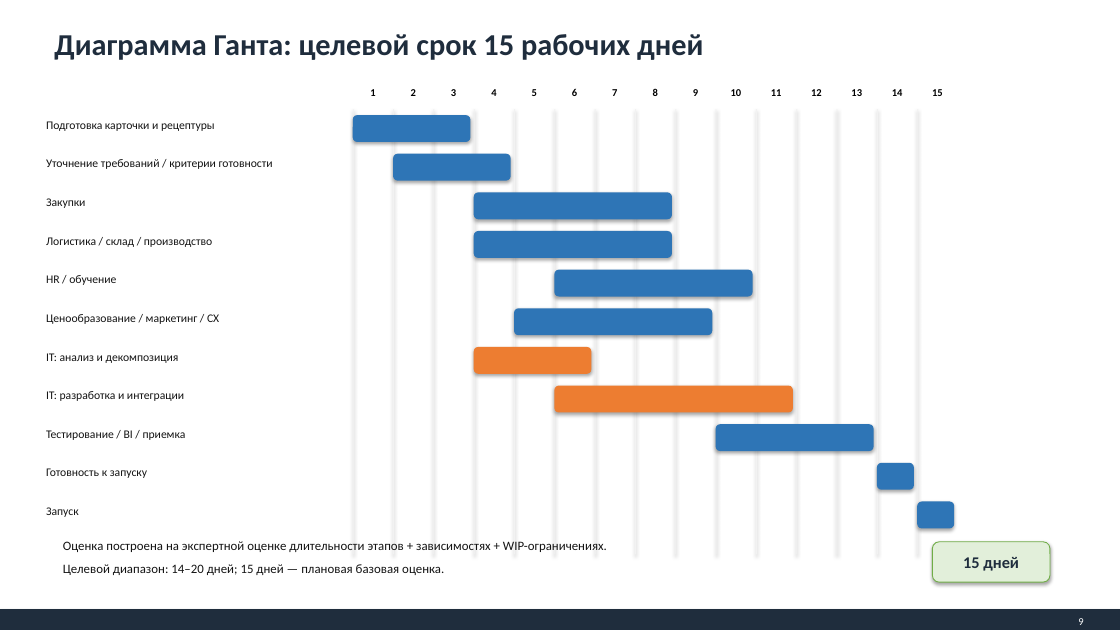
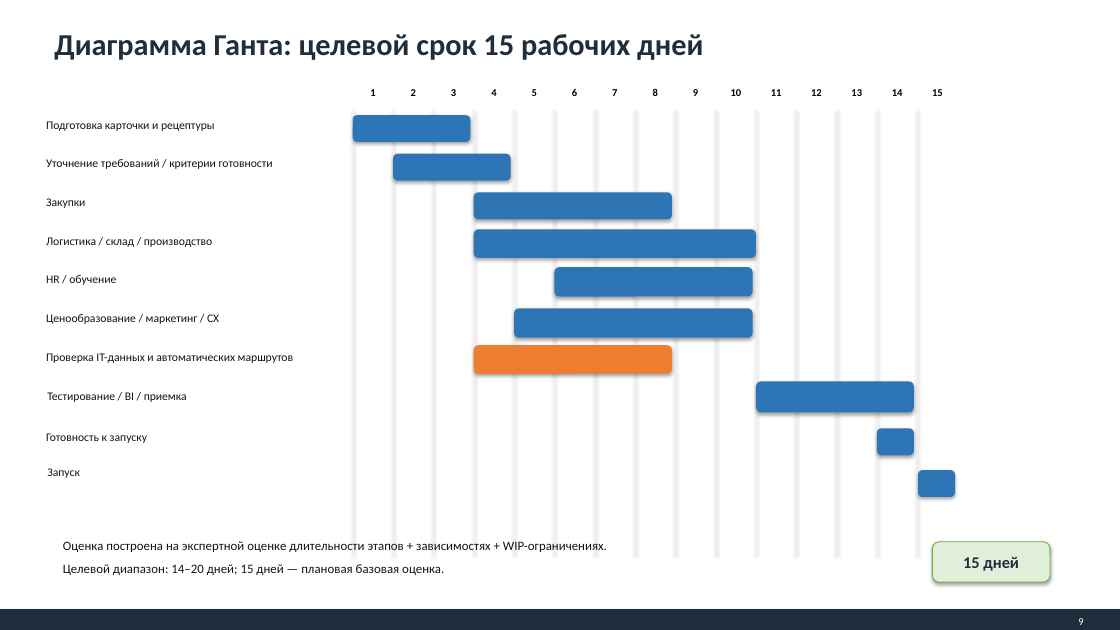
Before and after one commit to Romich177/otus_project_work, a slide deck: slide 9 of Documentation/Prezentation/Проект_ускорения_внедрения_нового_продукта.pptx. Drawn at 1120x630 pixels with LibreOffice and Linux fonts; fonts in the diff are those of the drawing. Boxes give left, top, right and bottom in pixels: in the first picture for what was removed or moved away, otherwise in the second. Text is boxed around its words. In the diff, an @@ line names an element or a change of style, - is before the commit and + after.

```diff
--- a/Documentation/Prezentation/Проект_ускорения_внедрения_нового_продукта.pptx
+++ b/Documentation/Prezentation/Проект_ускорения_внедрения_нового_продукта.pptx
@@ rounded rectangle: place and size @@
-rounded rectangle at <box>474,231,672,258</box>
+rounded rectangle at <box>474,229,756,258</box>
@@ rounded rectangle: place and size @@
-rounded rectangle at <box>514,308,712,335</box>
+rounded rectangle at <box>514,308,753,338</box>
@@ text at <box>46,353,293,363</box>: text changed @@
-IT: анализ и декомпозиция
+Проверка IT-данных и автоматических маршрутов
@@ rounded rectangle: place and size @@
-rounded rectangle at <box>474,347,592,374</box>
+rounded rectangle at <box>474,345,672,374</box>
@@ text "Тестирование / BI / приемка": place and size @@
-text "Тестирование / BI / приемка" at <box>46,430,186,440</box>
+text "Тестирование / BI / приемка" at <box>47,392,187,402</box>
@@ rounded rectangle removed at <box>555,386,793,413</box> @@
@@ rounded rectangle: place and size @@
-rounded rectangle at <box>716,424,874,451</box>
+rounded rectangle at <box>756,381,914,413</box>
@@ text removed at <box>46,391,184,401</box> @@
-IT: разработка и интеграции
@@ text "Готовность к запуску": place and size @@
-text "Готовность к запуску" at <box>46,468,147,478</box>
+text "Готовность к запуску" at <box>46,433,147,443</box>
@@ rounded rectangle: place and size @@
-rounded rectangle at <box>877,463,914,490</box>
+rounded rectangle at <box>877,429,914,455</box>
@@ text "Запуск": place and size @@
-text "Запуск" at <box>46,507,79,517</box>
+text "Запуск" at <box>47,468,80,478</box>
@@ rounded rectangle: place and size @@
-rounded rectangle at <box>918,502,954,528</box>
+rounded rectangle at <box>918,471,955,497</box>
```
Also in this commit, not shown: 3 other slides changed, 9 other files.
